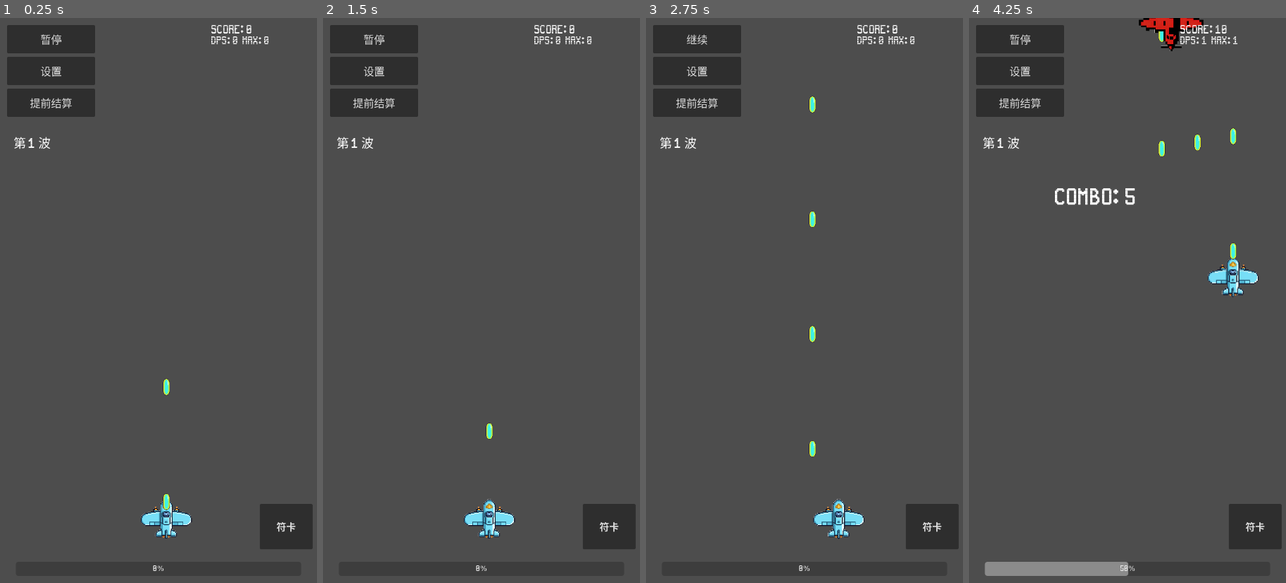
Above: before the commit, frames 1-4 (left to right).
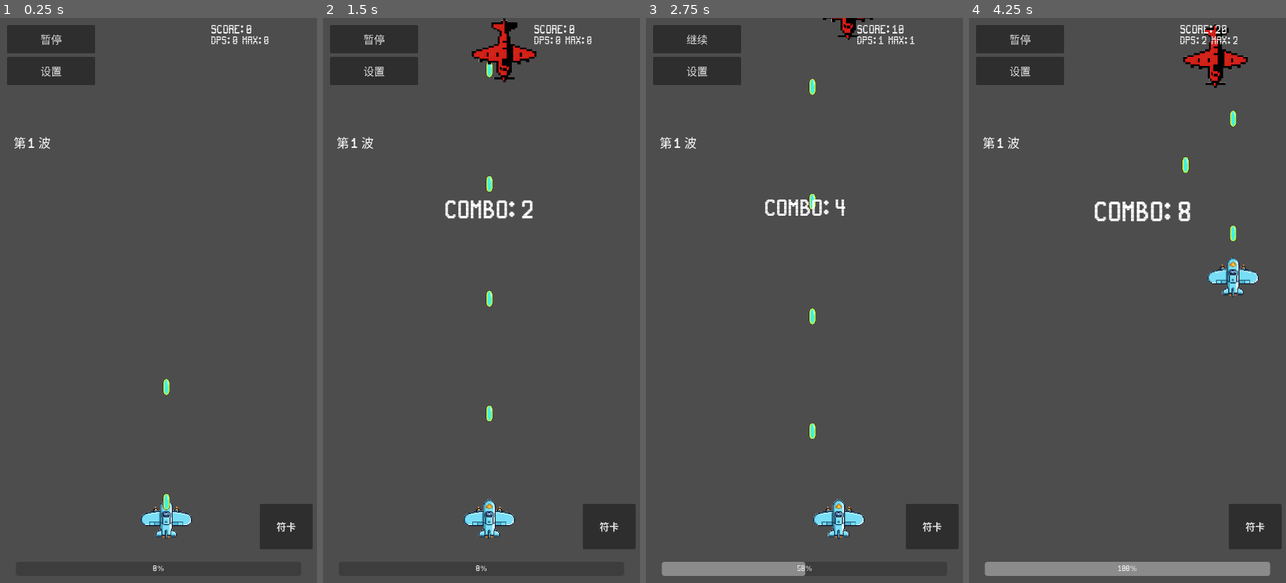
Above: after the commit, the same moments.

Repository: qingzhixing/plane-war
Game: Godot game, scene res://scenes/Main.tscn
Two runs of this game, one before a commit and one after it. Both use one fixed random seed, a clock stepped at 60 frames per second and the inputs below. Sound files missing from this copy of the repository are replaced by a short silence.
Inputs (mouse positions are in pixels of both pictures, inside the frame that each line leads up to):
- Up to frame 1 (0.25 s): no input
- Up to frame 2 (1.5 s): click (373, 102) at 0.5 s, where only the run before the commit has a clickable "提前结算"; click (481, 340) at 1.25 s, where only the run before the commit has a clickable "重新开始"
- Up to frame 3 (2.75 s): tap Enter at 2 s; move the mouse to (874, 272) at 2.02 s; hold D from 2.03 s (still down); tap P at 2.1 s; click (874, 272) at 2.17 s
- Up to frame 4 (4.25 s): release D at 2.75 s; click "继续" at 2.75 s; drag from (1064, 328) to (1133, 85) at 3.52 s

The runs differ from the first frame. In frame 1, 1.3% of the frame differs, in the area x 2-30%, y 12-18%; in frame 2, 3.0%; in frame 3, 3.5%; in frame 4, 5.2%, in the area x 2-96%, y 0-99%.

Commit message:
🎮 ADD: 调整符卡连发与Boss大招并精简HUD
将符卡改为连续多轮360度爆发并增强视觉节奏，重做Boss阶段B为定向扇形压制+旋转环弹，同时移除主HUD提前结算入口仅保留设置面板触发。

Made-with: Cursor

Diff:
--- a/scenes/Main.tscn
+++ b/scenes/Main.tscn
@@ -85,13 +85,6 @@
 theme_override_font_sizes/font_size = 24
 text = "设置"
 
-[node name="EndRunButton" type="Button" parent="HUD/Root/TopLeftButtons" unique_id=2053006386]
-unique_name_in_owner = true
-custom_minimum_size = Vector2(200, 64)
-layout_mode = 2
-theme_override_font_sizes/font_size = 24
-text = "提前结算"
-
 [node name="TopRightVBox" type="VBoxContainer" parent="HUD/Root" unique_id=2115451006]
 layout_mode = 0
 offset_left = 480.0
@@ -116,10 +109,12 @@
 layout_mode = 0
 offset_left = 195.0
 offset_top = 385.0
-offset_right = 510.0
-offset_bottom = 458.0
+offset_right = 534.0
+offset_bottom = 476.0
 theme_override_font_sizes/font_size = 48
 text = "Combo: XXX"
+horizontal_alignment = 1
+vertical_alignment = 1
 
 [node name="GameOver" type="CanvasLayer" parent="." unique_id=78857837]
 process_mode = 3
--- a/scripts/boss01.gd
+++ b/scripts/boss01.gd
@@ -75,17 +75,42 @@
 
 
 func _fire_phase_b() -> void:
-	# 简化版大范围技能：带预警的直线激光/弹雨，这里实现为多条直线弹道
+	# 阶段 B：朝玩家方向的扇形压制 + Boss 周身旋转环弹
 	if bullet_scene == null:
 		return
-	var viewport_rect := get_viewport_rect()
-	var lanes := 4
-	for i in lanes:
-		var x := viewport_rect.size.x * (0.2 + 0.2 * float(i))
-		var spawn_pos := Vector2(x, global_position.y + 40.0)
-		var dir := Vector2(0, 1)
+
+	var target_dir := Vector2(0, 1)
+	var player := get_tree().get_first_node_in_group("player")
+	if player != null and player is Node2D:
+		var to_player := (player as Node2D).global_position - global_position
+		if to_player.length() > 0.001:
+			target_dir = to_player.normalized()
+
+	# 1) 定向扇形压制（更像 Boss 大招，而非玩家符卡）
+	var fan_count := 9
+	var fan_half_angle := 0.55
+	for i in fan_count:
+		var t := float(i) / float(max(1, fan_count - 1))
+		var angle_offset: float = lerp(-fan_half_angle, fan_half_angle, t)
+		var dir := target_dir.rotated(angle_offset)
 		var bullet := bullet_scene.instantiate()
-		bullet.global_position = spawn_pos
+		bullet.global_position = global_position + dir * 34.0
+		if "speed" in bullet:
+			bullet.speed = 380.0
+		if bullet.has_method("setup_direction"):
+			bullet.setup_direction(dir)
+		get_tree().current_scene.add_child(bullet)
+
+	# 2) 周身旋转环弹（提供持续走位压力）
+	var ring_count := 14
+	var base_angle := _move_time * 1.4
+	for i in ring_count:
+		var angle := base_angle + TAU * float(i) / float(ring_count)
+		var dir := Vector2.RIGHT.rotated(angle)
+		var bullet := bullet_scene.instantiate()
+		bullet.global_position = global_position + dir * 44.0
+		if "speed" in bullet:
+			bullet.speed = 280.0
 		if bullet.has_method("setup_direction"):
 			bullet.setup_direction(dir)
 		get_tree().current_scene.add_child(bullet)
@@ -130,10 +155,7 @@
 
 
 func _trigger_phase_transition() -> void:
-	# 阶段切换演出：清弹 + 短暂停顿 + 招式名提示
-	for bullet in get_tree().get_nodes_in_group("enemy_bullet"):
-		if is_instance_valid(bullet):
-			bullet.queue_free()
+	# 阶段切换演出：短暂停顿 + 招式名提示（不清除敌方子弹）
 	_phase_transition_timer = 0.3
 	_fire_timer = 0.8
 	var hud := get_tree().get_first_node_in_group("boss_hud")
--- a/scripts/hud.gd
+++ b/scripts/hud.gd
@@ -20,7 +20,6 @@
 @onready var _exp_bar: ProgressBar = %ExpBar
 @onready var _pause_button: Button = %PauseButton
 @onready var _settings_button: Button = %SettingsButton
-@onready var _end_run_button: Button = %EndRunButton
 @onready var _score_label: Label = %ScoreLabel
 @onready var _combo_label: Label = %ComboLabel
 @onready var _dps_label: Label = %DpsLabel
@@ -61,9 +60,6 @@
 	if _settings_button != null:
 		_settings_button.pressed.connect(_on_settings_button_pressed)
 
-	# 提前结算按钮（可选）
-	if _end_run_button != null:
-		_end_run_button.pressed.connect(_on_end_run_pressed)
 	_ensure_bomb_button()
 	_ensure_bomb_vfx_nodes()
 
@@ -125,12 +121,6 @@
 		settings.show_settings()
 
 
-func _on_end_run_pressed() -> void:
-	var game_over := get_tree().get_first_node_in_group("game_over_ui")
-	if game_over != null and game_over.has_method("show_game_over"):
-		game_over.show_game_over()
-
-
 func _update_pause_button_text() -> void:
 	if _is_paused:
 		_pause_button.text = "继续"
@@ -308,25 +298,36 @@
 
 
 func _on_bomb_used() -> void:
+	_play_bomb_burst_vfx()
+
+
+func _play_bomb_burst_vfx() -> void:
 	if _bomb_flash_rect != null:
 		_bomb_flash_rect.visible = true
-		_bomb_flash_rect.modulate = Color(1, 1, 1, 1)
-		_bomb_flash_rect.color.a = 0.42
-		var flash_tween := create_tween()
-		flash_tween.tween_property(_bomb_flash_rect, "color:a", 0.0, 0.22).set_trans(Tween.TRANS_SINE).set_ease(Tween.EASE_OUT)
-		flash_tween.finished.connect(func() -> void:
-			_bomb_flash_rect.visible = false
-		)
 
 	if _bomb_notice_label != null:
 		_bomb_notice_label.visible = true
+		_bomb_notice_label.text = "符卡爆发!"
 		_bomb_notice_label.modulate = Color(1.0, 0.95, 0.55, 1.0)
-		_bomb_notice_label.scale = Vector2.ONE
-		var text_tween := create_tween()
-		text_tween.tween_property(_bomb_notice_label, "scale", Vector2.ONE * 1.12, 0.08).set_trans(Tween.TRANS_SINE).set_ease(Tween.EASE_OUT)
-		text_tween.tween_interval(0.10)
-		text_tween.tween_property(_bomb_notice_label, "modulate:a", 0.0, 0.22)
-		text_tween.finished.connect(func() -> void:
-			_bomb_notice_label.visible = false
-			_bomb_notice_label.modulate = Color(1, 1, 1, 1)
-		)
+
+	for i in 4:
+		var alpha := 0.52 - 0.08 * float(i)
+		if _bomb_flash_rect != null:
+			_bomb_flash_rect.modulate = Color(1, 1, 1, 1)
+			_bomb_flash_rect.color = Color(0.65, 0.9, 1.0, alpha)
+			var flash_tween := create_tween()
+			flash_tween.tween_property(_bomb_flash_rect, "color:a", 0.0, 0.09).set_trans(Tween.TRANS_SINE).set_ease(Tween.EASE_OUT)
+		if _bomb_notice_label != null:
+			_bomb_notice_label.scale = Vector2.ONE
+			_bomb_notice_label.modulate.a = 1.0
+			var text_tween := create_tween()
+			text_tween.tween_property(_bomb_notice_label, "scale", Vector2.ONE * 1.18, 0.06).set_trans(Tween.TRANS_SINE).set_ease(Tween.EASE_OUT)
+			text_tween.tween_property(_bomb_notice_label, "scale", Vector2.ONE, 0.07).set_trans(Tween.TRANS_SINE).set_ease(Tween.EASE_IN)
+		if i < 3:
+			await get_tree().create_timer(0.10).timeout
+
+	if _bomb_flash_rect != null:
+		_bomb_flash_rect.visible = false
+	if _bomb_notice_label != null:
+		_bomb_notice_label.visible = false
+		_bomb_notice_label.modulate = Color(1, 1, 1, 1)
--- a/scripts/main.gd
+++ b/scripts/main.gd
@@ -40,7 +40,9 @@
 var _bomb_cooldown_remaining: float = 0.0
 
 const _BOMB_COOLDOWN_SECONDS: float = 12.0
-const _BOMB_BURST_BULLET_COUNT: int = 48
+const _BOMB_BURST_WAVE_COUNT: int = 4
+const _BOMB_BURST_WAVE_INTERVAL: float = 0.10
+const _BOMB_BURST_BULLET_COUNT: int = 40
 const _BOMB_BULLET_SCENE_PATH: String = "res://scenes/bullets/PlayerBullet.tscn"
 
 func _ready() -> void:
@@ -321,11 +323,24 @@
 
 	var bomb_bullet_scene := load(_BOMB_BULLET_SCENE_PATH) as PackedScene
 	if bomb_bullet_scene != null:
+		_fire_bomb_burst_waves(bomb_bullet_scene, origin, player_damage, boss_damage_multiplier)
+
+	var audio := get_tree().get_first_node_in_group("audio_manager")
+	if audio != null and audio.has_method("play_enemy_explosion"):
+		audio.play_enemy_explosion()
+	if audio != null and audio.has_method("play_power_up"):
+		audio.play_power_up()
+
+
+func _fire_bomb_burst_waves(bullet_scene: PackedScene, origin: Vector2, player_damage: int, boss_damage_multiplier: float) -> void:
+	for wave in _BOMB_BURST_WAVE_COUNT:
+		var phase_offset := (TAU / float(_BOMB_BURST_BULLET_COUNT)) * 0.5 * float(wave % 2)
+		var radius := 12.0 + 6.0 * float(wave)
 		for i in _BOMB_BURST_BULLET_COUNT:
-			var angle := TAU * float(i) / float(_BOMB_BURST_BULLET_COUNT)
+			var angle := TAU * float(i) / float(_BOMB_BURST_BULLET_COUNT) + phase_offset
 			var dir := Vector2.RIGHT.rotated(angle)
-			var bomb_bullet := bomb_bullet_scene.instantiate()
-			bomb_bullet.global_position = origin + dir * 12.0
+			var bomb_bullet := bullet_scene.instantiate()
+			bomb_bullet.global_position = origin + dir * radius
 			if "damage" in bomb_bullet:
 				bomb_bullet.damage = player_damage
 			if bomb_bullet.has_method("set_direction"):
@@ -333,12 +348,8 @@
 			if bomb_bullet.has_method("set_boss_damage_multiplier"):
 				bomb_bullet.set_boss_damage_multiplier(boss_damage_multiplier)
 			get_tree().current_scene.add_child(bomb_bullet)
-
-	var audio := get_tree().get_first_node_in_group("audio_manager")
-	if audio != null and audio.has_method("play_enemy_explosion"):
-		audio.play_enemy_explosion()
-	if audio != null and audio.has_method("play_power_up"):
-		audio.play_power_up()
+		if wave < _BOMB_BURST_WAVE_COUNT - 1:
+			await get_tree().create_timer(_BOMB_BURST_WAVE_INTERVAL).timeout
 
 
 func _get_combo_multiplier() -> float:
Not shown: 1 places in scenes/Main.tscn that only renumber resources
